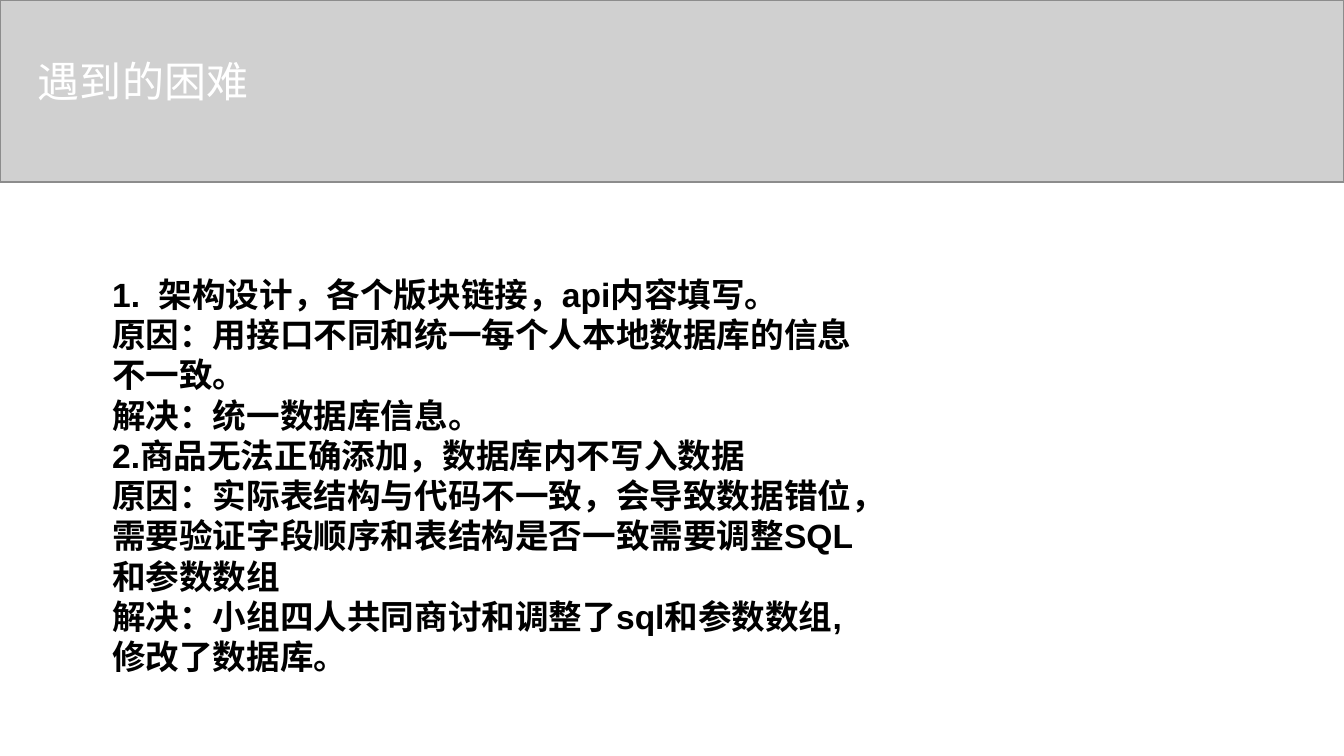
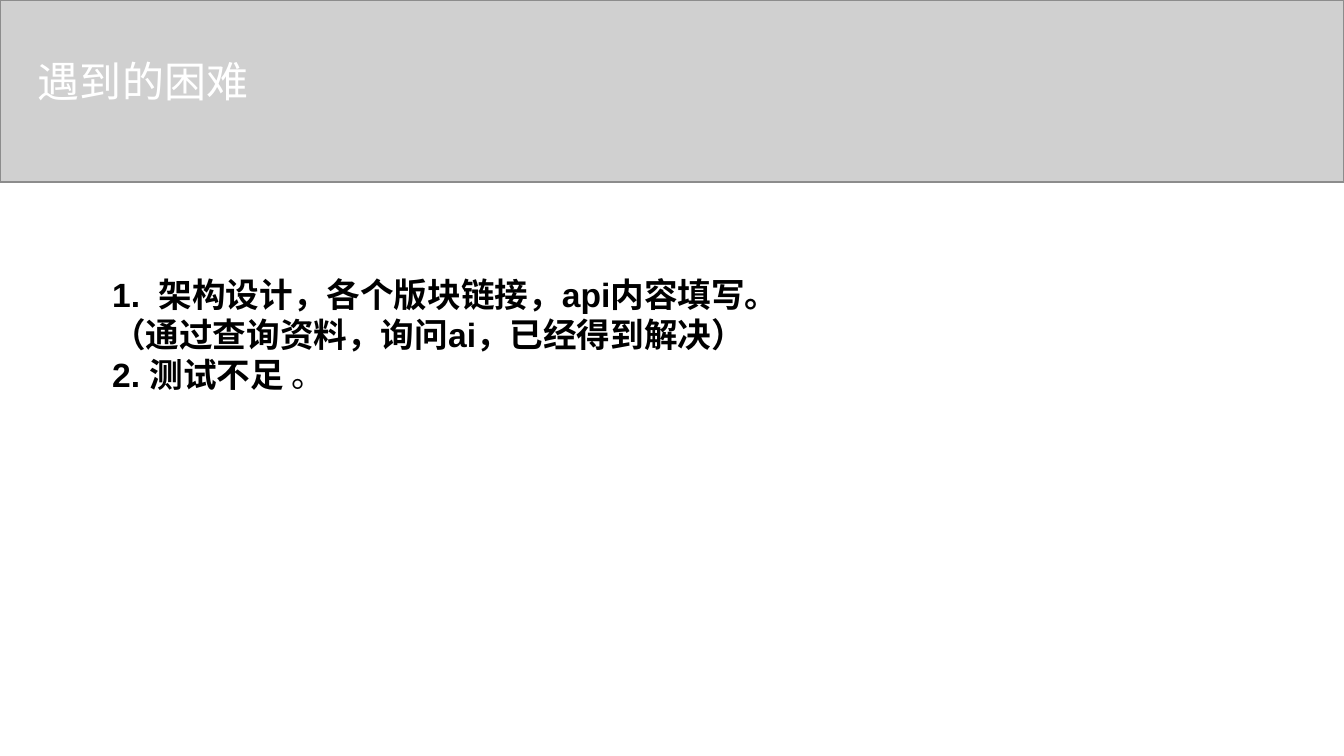
Before and after one commit to qinran6/vue-ego1, a slide deck: slide 9 of 3组_商城后台管理系统_中期报告.pptx. Drawn at 1344x756 pixels with LibreOffice and Linux fonts; fonts in the diff are those of the drawing; grey boxes stand for pictures. Boxes give left, top, right and bottom in pixels: in the first picture for what was removed or moved away, otherwise in the second. Text is boxed around its words. In the diff, an @@ line names an element or a change of style, - is before the commit and + after.

Commit message:
Revert "修改ppt"
This reverts commit e65bd0faf1e52cd53cbe9e79c0758802de696123.

```diff
--- a/3组_商城后台管理系统_中期报告.pptx
+++ b/3组_商城后台管理系统_中期报告.pptx
@@ text at bbox=[112, 312, 745, 390]: text changed @@
-原因：用接口不同和统一每个人本地数据库的信息不一致。
-解决：统一数据库信息。
-2.商品无法正确添加，数据库内不写入数据
-原因：实际表结构与代码不一致，会导致数据错位，需要验证字段顺序和表结构是否一致需要调整SQL和参数数组
-解决：小组四人共同商讨和调整了sql和参数数组,修改了数据库。
+（通过查询资料，询问ai，已经得到解决）
+2. 测试不足 。
```
Also in this commit, not shown: 1 other slide changed, 2 slides added, 1 slide removed.
